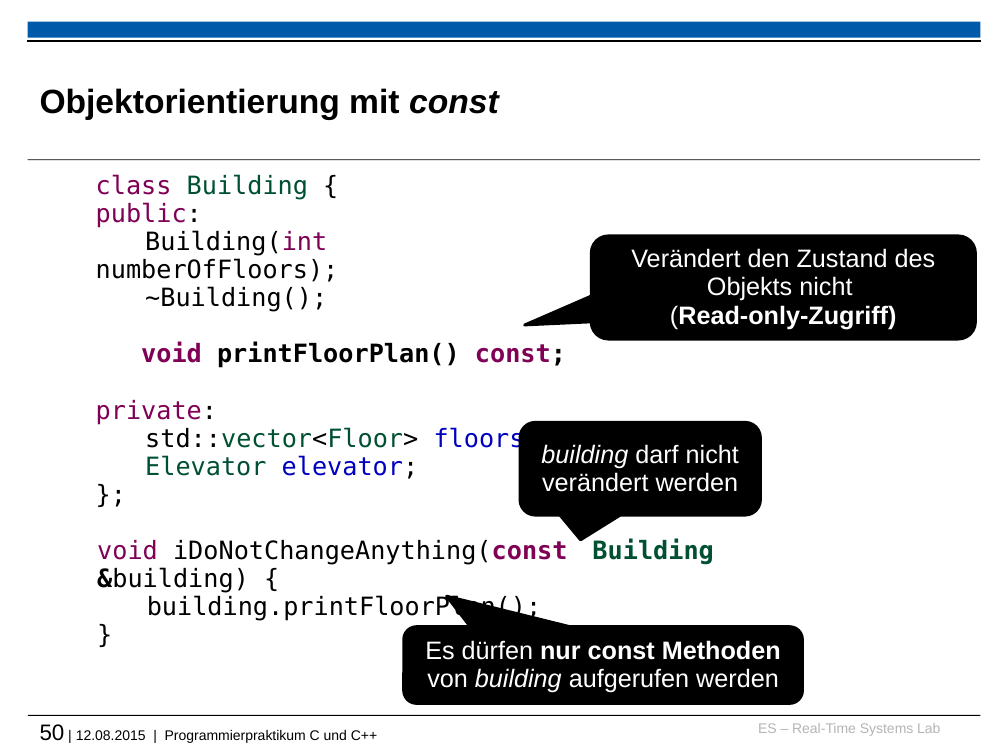
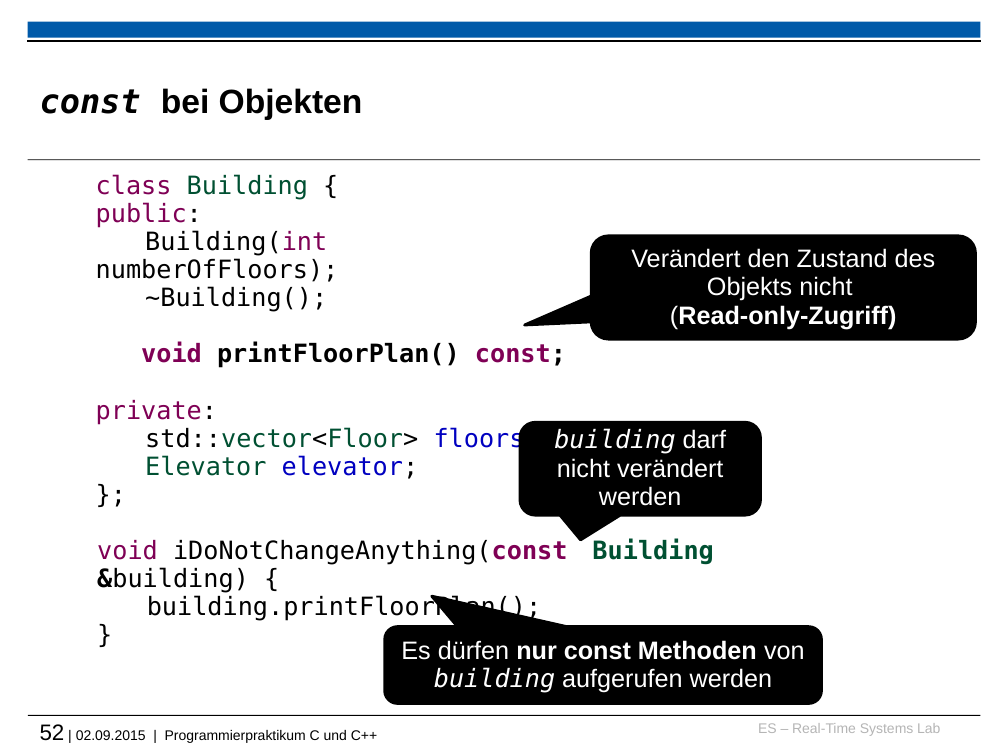
Before and after one commit to h82k/tud-cppp, a slide deck: slide 52 of vorlesung/cppp_lecture.pptx (slide 50 before the commit). Drawn at 1008x756 pixels with LibreOffice and Linux fonts; fonts in the diff are those of the drawing; background and template pictures are left out. Boxes give left, top, right and bottom in pixels: in the first picture for what was removed or moved away, otherwise in the second. Text is boxed around its words. In the diff, an @@ line names an element or a change of style, - is before the commit and + after.

```diff
--- a/vorlesung/cppp_lecture.pptx
+++ b/vorlesung/cppp_lecture.pptx
@@ title at box(40, 88, 363, 120): text changed @@
-Objektorientierung mit const
+const bei Objekten
@@ rounded speech box "building darf nicht verändert werden" at box(520, 422, 761, 515): font Arial to DejaVu Sans Mono in "building" @@
@@ rounded speech box "Es dürfen nur const Methoden ..." at box(385, 627, 822, 704): font Arial to DejaVu Sans Mono in "building" @@
@@ rounded speech box "Es dürfen nur const Methoden ...": place and size @@
-rounded speech box "Es dürfen nur const Methoden ..." at box(404, 627, 803, 704)
+rounded speech box "Es dürfen nur const Methoden ..." at box(385, 627, 822, 704)
@@ text at box(40, 724, 377, 743): text changed @@
-50 | 12.08.2015 | Programmierpraktikum C und C++
+52 | 02.09.2015 | Programmierpraktikum C und C++
```
Also in this commit, not shown: 20 other slides changed, 2 slides added, 1 other file.
